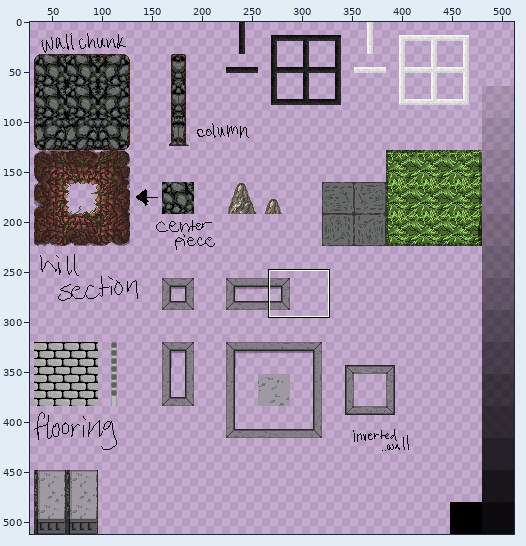
Sprite sheet, stored at background/images/bg_tilesetv2.png. Above, an overview of the earlier version with the close-up marked.
Close-up. Earlier state:
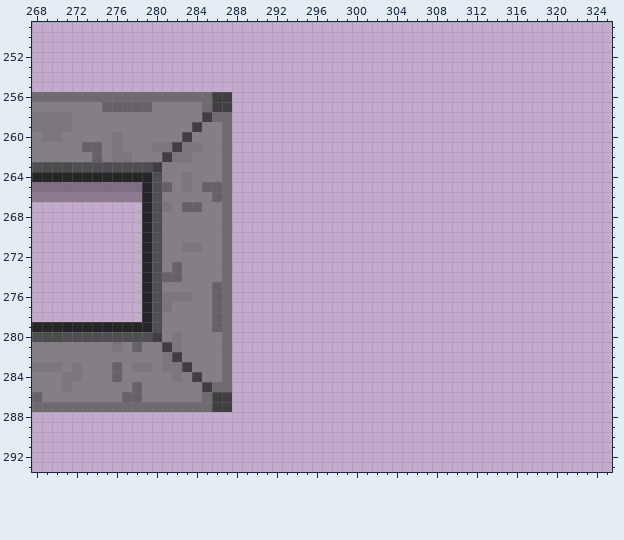
The file is 512x512 pixels. Pixels under 10% opacity are left out. Colours within 5 levels of each other are drawn and written as one. Shown: x 268..325, y 249..293. The wide view leaves out empty margins. The commit also changed other parts of the picture, which this record leaves out.
Now the later version:
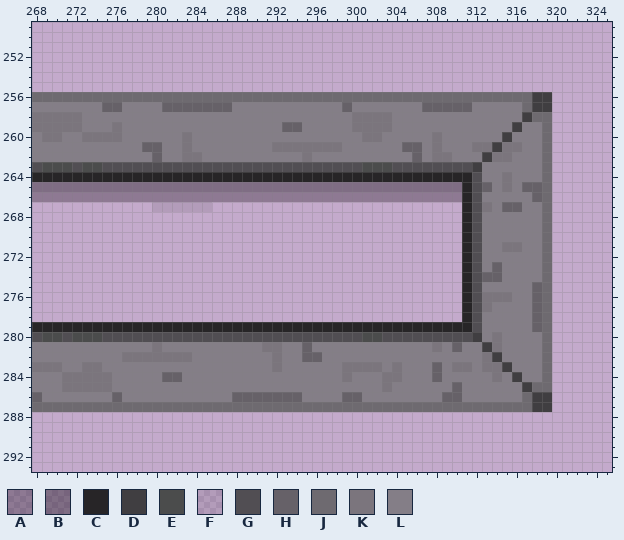
Palette (. is transparent): A #1c121c52  B #1d151d69  C #272527  D #403e41  E #4b4c4c  F #504a5026  G #514e53  H #666168  J #6e6a70  K #7b757d  L #847e87
Edits made:
y 256: x 286..319 DD................................ -> JJJJJJJJJJJJJJJJJJJJJJJJJJJJJJJJDD
y 257: x 277..279 HHH -> LLL; x 281..319 LLLLJDD................................ -> HHHHHHHLLLLLLLLLLLHLLLLLLLHHHHHLLLLLJDD
y 258: x 272 L -> K; x 285..319 DJJ................................ -> LLLLLLLLLLLLLLLKKKKLLLLLLLLLLLLLDJJ
y 259: x 272 L -> K; x 276 L -> K; x 284 D -> L; x 287..319 J................................ -> LLLLLLHHLLLLLKKKKLLLLLLLLLLLLDLLJ
y 260: x 273..275 LLL -> KKK; x 283 D -> K; x 287..319 J................................ -> LLLLLLLLLLLLLLKKLLLLLKLLLLLLDLLLJ
y 261: x 273..274 HH -> LL; x 276 K -> L; x 279..282 LKKD -> HHLL; x 284 K -> L; x 287..319 J................................ -> LLLLLKKKKKKKLLLLLLHHLKLLLKKDKKLLJ
y 262: x 274 H -> L; x 276..277 KK -> LL; x 280..282 LDK -> HLL; x 284 L -> K; x 287..319 J................................ -> LLLLLLLLKLLLLLLLLLLHLKKLLLDKKLLLJ
y 263: x 273..274 GG -> EE; x 280..319 DLLLLLLJ................................ -> GGGGGGGGGGGGGGGGGGGGGEEEGGGGGGGGDLLLLLLJ
y 264: x 280..319 GLLKLLLJ................................ -> CCCCCCCCCCCCCCCCCCCCCCCCCCCCCCCCGLLKLLLJ
y 265: x 279..319 CGHLKLHHJ................................ -> BBBBBBBBBBBBBBBBBBBBBBBBBBBBBBBBCGHLKLHHJ
y 266: x 279..319 CGLLLLLHJ................................ -> AAAAAAAAAAAAAAAAAAAAAAAAAAAAAAAACGLLLLLHJ
y 267: x 279..287 CGKLHHLLJ -> .FFFFFF..; x 311..319 ......... -> CGKLHHLLJ
y 268..270: x 279..287 CGLLLLLLJ -> .........; x 311..319 ......... -> CGLLLLLLJ
y 271: x 279..287 CGLLKKLLJ -> .........; x 311..319 ......... -> CGLLKKLLJ
y 272: x 279..287 CGLLLLLLJ -> .........; x 311..319 ......... -> CGLLLLLLJ
y 273: x 279..287 CGLHLLLLJ -> .........; x 311..319 ......... -> CGLHLLLLJ
y 274: x 279..287 CGHHLLLLJ -> .........; x 311..319 ......... -> CGHHLLLLJ
y 275: x 279..287 CGLLLLLHJ -> .........; x 311..319 ......... -> CGLLLLLHJ
y 276: x 279..287 CGKKKLLHJ -> .........; x 311..319 ......... -> CGKKKLLHJ
y 277: x 279..287 CGKLLLLHJ -> .........; x 311..319 ......... -> CGKLLLLHJ
y 278: x 279..287 CGLLLLLHJ -> .........; x 311..319 ......... -> CGLLLLLHJ
y 279: x 280..319 GLLLLLHJ................................ -> CCCCCCCCCCCCCCCCCCCCCCCCCCCCCCCCGLLLLLHJ
y 280: x 272..274 GGG -> EEE; x 280..319 DLKLLLLJ................................ -> GGGGGGGGGGGGGGGGGGGGGEEGGGGGGGGGDLKLLLLJ
y 281: x 276 K -> L; x 278 H -> L; x 280..282 LDK -> KLL; x 287..319 J................................ -> LLLLKKLLHLLLLLLLLLLLLKLHLLDKLLLLJ
y 282: x 277..280 LLLL -> KKKK; x 282..283 DL -> KK; x 287..319 J................................ -> LLLLLKLLHHLLLLLLLLLLLLLLLLKDLLLLJ
y 283: x 272..274 KLL -> LKK; x 276 H -> L; x 278..279 KK -> LL; x 281..283 KKD -> LLL; x 287..319 J................................ -> LLLLLKLLLLLLKKKKLKLLLHLKKLKKDLLLJ
y 284: x 273..276 LLLH -> KKKL; x 281..282 LK -> HH; x 284 D -> L; x 287..319 J................................ -> LLLLLLLLLLLLKLLLKKLLLHLLLLLKLDLLJ
y 285: x 272..275 LLLL -> KKKK; x 278 H -> L; x 285..319 DJJ................................ -> LLLLLLLLLLLLLLLLLLKLLLLLLHLLLLLLDJJ
y 286: x 276..278 LHH -> HLL; x 285..319 JDD................................ -> LLLHHHHHHHLLLLHHLLLLLLLLHHLLLLLLJDD
y 287: x 286..319 DD................................ -> JJJJJJJJJJJJJJJJJJJJJJJJJJJJJJJJDD
